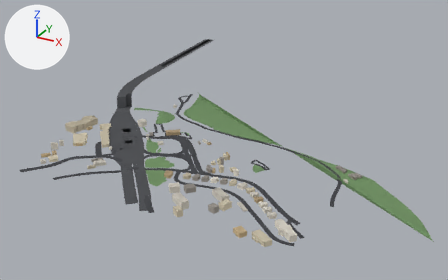
Before and after pictures for a commit that changed the glTF model public/tiles/tile_5_8.glb.
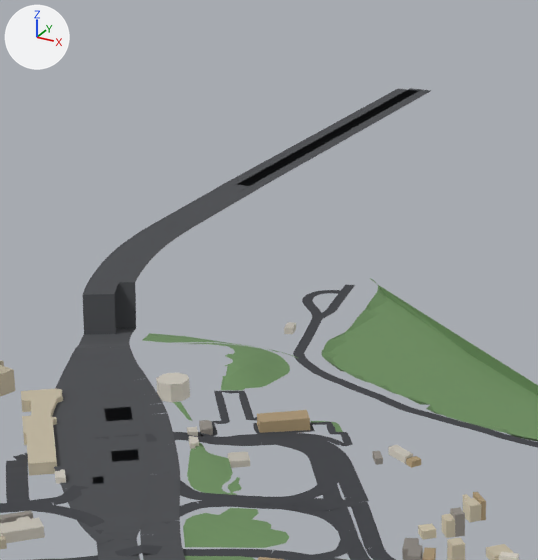
Each version is shown whole from a 50 mm camera at (-2099.0, 1051.0, 518.0) aimed at (-2661.0, 2073.0, 7.0), then close up on the part from 21% to 55% of the width and 5% to 61% of the height. The axes (+X, +Y, +Z) are drawn at upper left. The lights are the same throughout. The last two pictures show the newer version. Where no turn or scale is listed for an object, it has been applied to the vertices. Vertices at exactly the same position are counted once.

In view in the first close-up: 'bld_5_8', 'grn_5_8', 'road_5_8'.
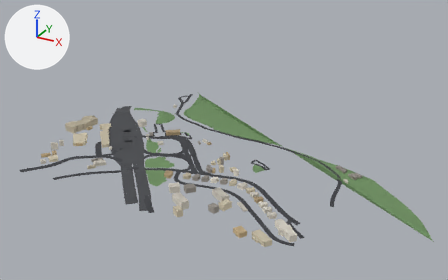
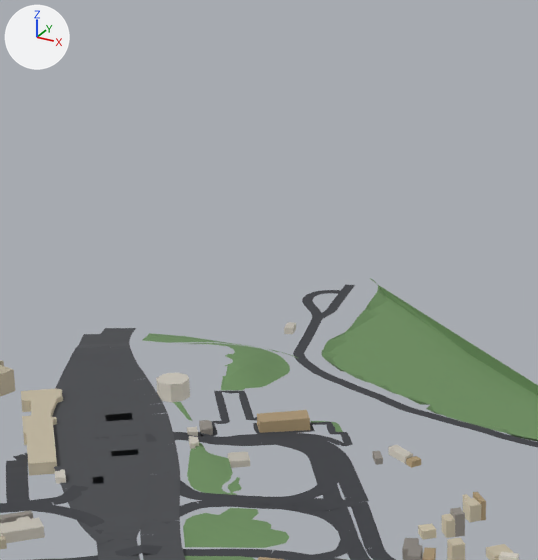
Where the newer file only moved an object's origin or applied its transform, the numbers keep the older frame.

Boxes (x1, y1, x2, y2) around the edits, measured in the close-ups (538 x 560 px):
```json
{"object": "road_5_8", "change": "reshaped", "before": [0, 88, 538, 560], "after": [0, 284, 538, 560]}
{"part": 1, "of": "me_road_5_8", "change": "deleted", "before": [83, 88, 431, 334]}
```

Edits to the scene script, one JSON object a line:
```json
{"block": "me_road_5_8", "where": "# used by ob_road_5_8; location = (-2674.4, 2121.2, 36.9)"}
{"op": "remove", "block": "me_road_5_8", "code": "me_road_5_8.from_pydata(...)  # 1927 vertices, 1760 faces; spans x -311.0..311.0, y -436.0..436.0, z -32.0..32.0"}
{"op": "add", "block": "me_road_5_8", "code": "me_road_5_8.from_pydata(...)  # 1734 vertices, 1566 faces; spans x -232.0..311.0, y -436.0..164.0, z -32.0..27.0"}
{"block": "me_road_5_8", "change": "me_road_5_8 part 1"}
{"block": "me_road_5_8", "change": "194 vertices are removed from x -311.0..-217.0, y -78.0..436.0, z 30.0..32.0"}
{"block": "me_road_5_8", "change": "194 faces are deleted"}
{"block": "me_road_5_8", "change": "other edits to the shape of me_road_5_8 do not show in these pictures"}
```
